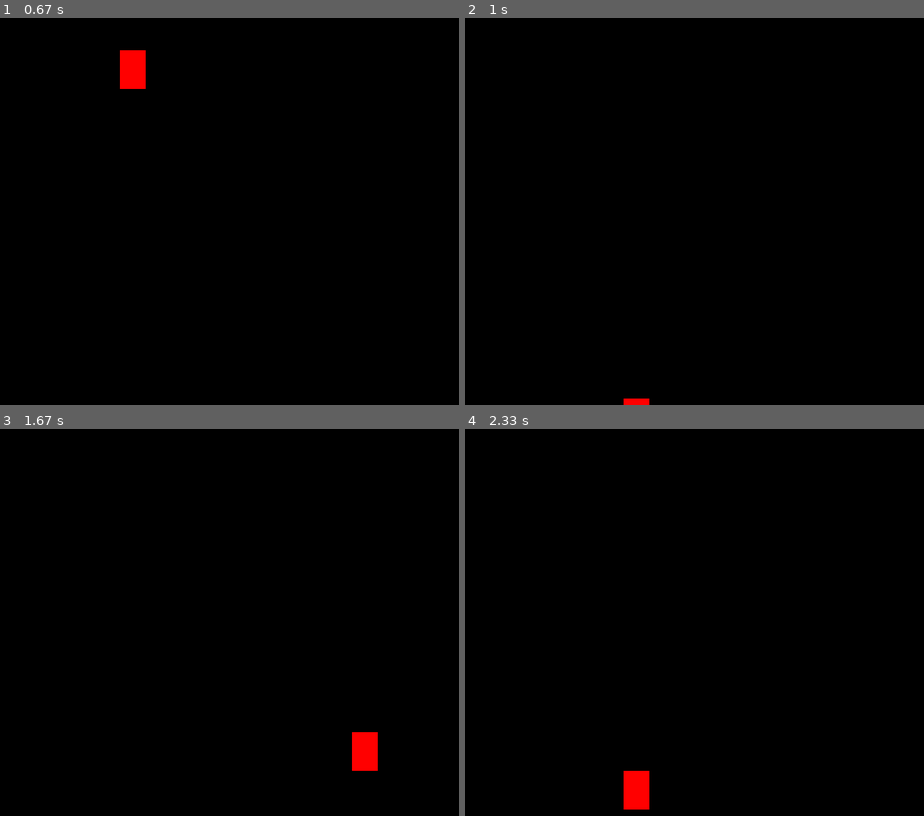
Above: before the commit, frames 1-4 (two rows, left to right).
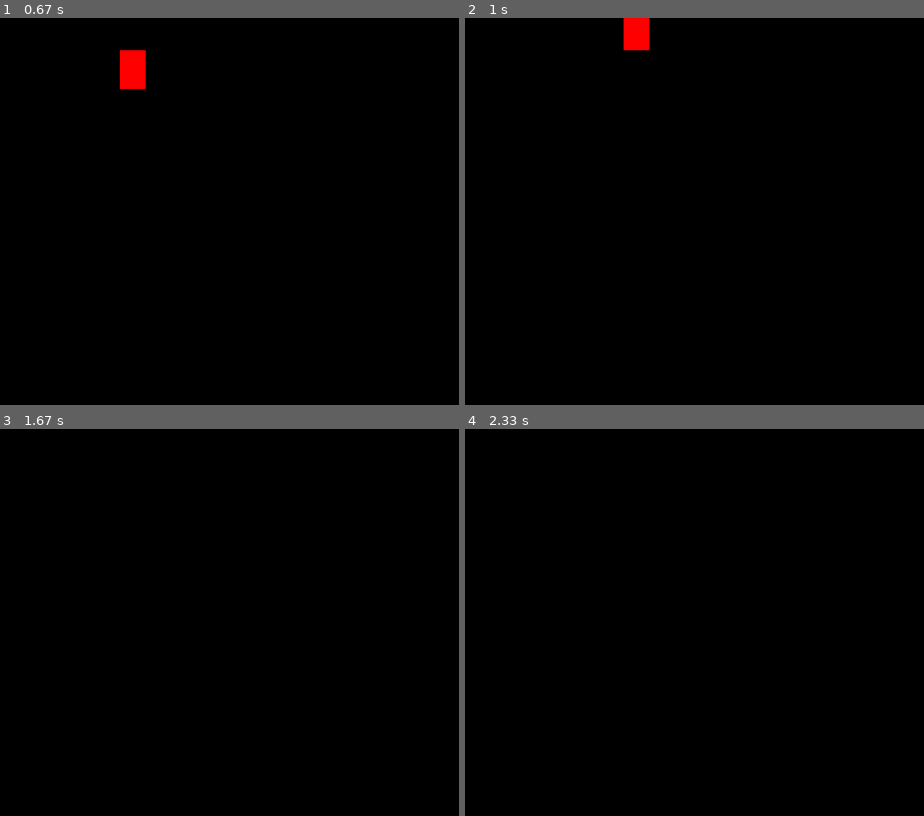
Above: after the commit, the same moments.

Repository: wedrownix/Symulator_fizyczny
Game: pygame game, started from Nauka_Pygame.py
The game is run twice, just before and just after one commit, with the same random seed, the same clock (stepped at 60 frames per second) and the same inputs.
Inputs:
- Up to frame 1 (0.67 s): hold Right from 0.33 s (still down)
- Up to frame 2 (1 s): release Right at 0.8 s; hold Up from 0.83 s (still down)
- Up to frame 3 (1.67 s): release Up at 1.13 s; hold Right 1.17-1.63 s
- Up to frame 4 (2.33 s): hold Left 1.67-2.2 s; hold Down from 2.23 s (still down)

Frame 1 is identical in both runs. In frame 2, 0.6% of the frame differs, in the area x 34-41%, y 0-100%; in frame 3, 0.6%; in frame 4, 0.6%.

Commit message:
SKończyłem Pygame Tutorial #1 - Basic Movement and Key Presses. Pierwszy odcinek

Diff:
--- a/Nauka_Pygame.py
+++ b/Nauka_Pygame.py
@@ -1,5 +1,3 @@
-from tarfile import data_filter
-
 import pygame
 pygame.init()
 
@@ -40,7 +38,8 @@
         y -= vel
     if keys[pygame.K_DOWN]:
         y += vel
-    #Pilnowanie granic ekranu
+   #Pilnowanie granic ekranu - wymyśliłem to samemu. teraz to komentuję, bo już nie jest ważne
+    """
     if x >= screen_width:
         x -= screen_width
     if y >= screen_height:
@@ -48,9 +47,10 @@
     if x < 0:
         x += screen_width
     if y < 0:
-        y += screen_height
+        y += screen_height"""
     win.fill((0,0,0))
-    #DODAWANIE prostokąta - kolory są RGB
+    #DODAWANIE prostokąta - kolory są RGB, natomiast współrzędne x, y
+    # to współrzędne lewego górnego rogu prostokąta
     pygame.draw.rect(win, (255,0,0), (x, y, width, height))
     pygame.display.update()
 pygame.quit()
